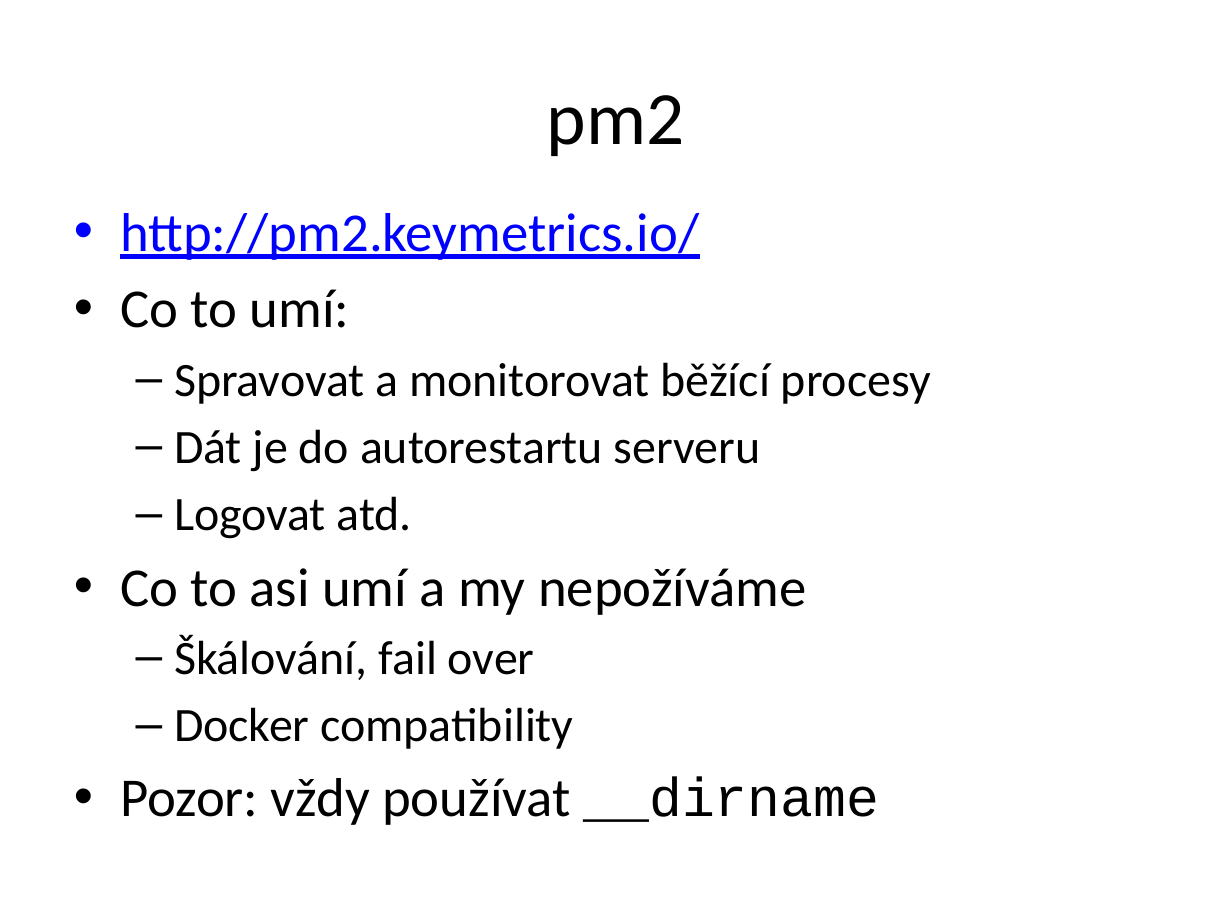
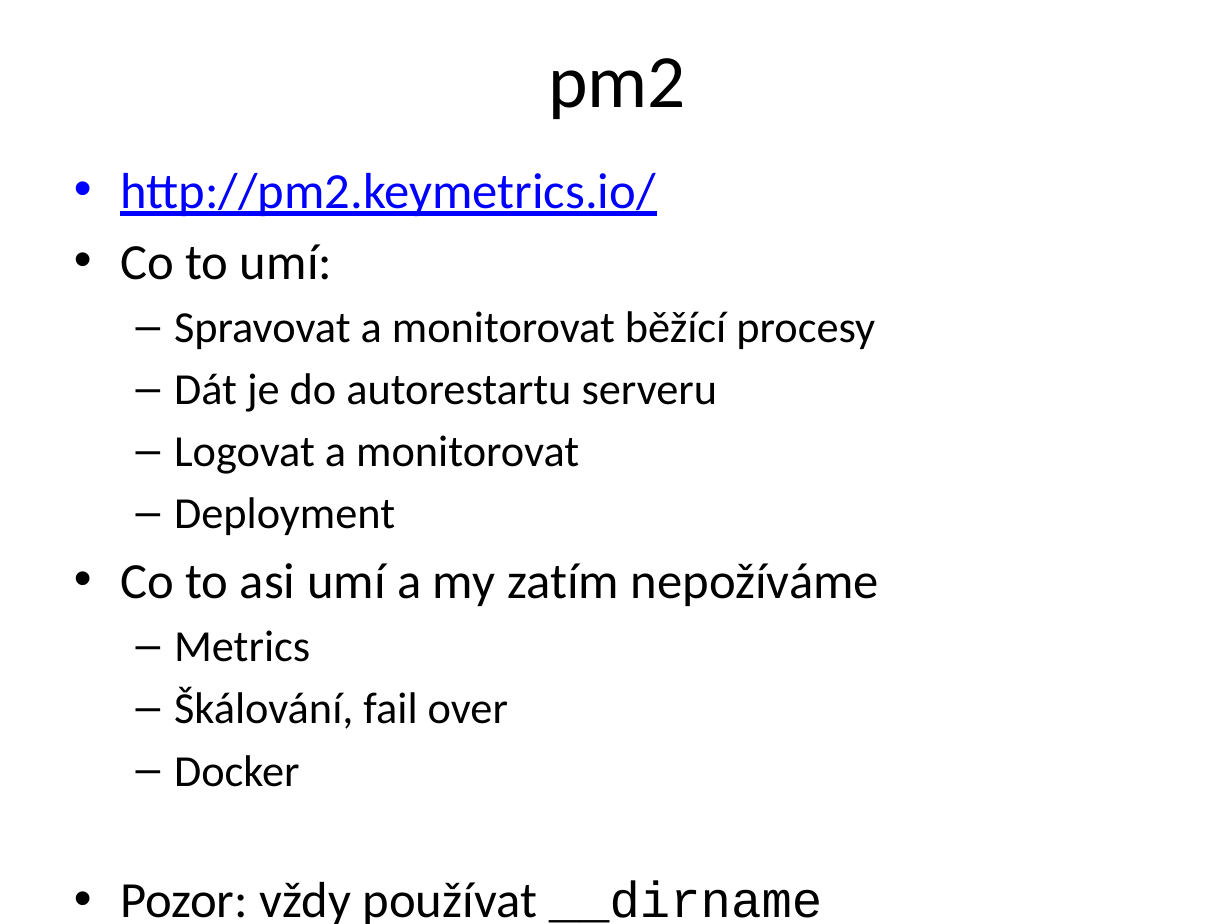
Before and after one commit to etnetera-activate/node-minicourse, a slide deck: slide 30 of node-uvod.pptx (slide 29 before the commit). Drawn at 1232x924 pixels with LibreOffice and Linux fonts; fonts in the diff are those of the drawing; background and template pictures are left out. Boxes give left, top, right and bottom in pixels: in the first picture for what was removed or moved away, otherwise in the second. Text is boxed around its words. In the diff, an @@ line names an element or a change of style, - is before the commit and + after.

```diff
--- a/node-uvod.pptx
+++ b/node-uvod.pptx
@@ title "pm2" moved from (x1=547, y1=95, x2=685, y2=156) to (x1=548, y1=58, x2=686, y2=119) @@
@@ text "http://pm2.keymetrics.io/" moved from (x1=120, y1=213, x2=931, y2=825) to (x1=120, y1=173, x2=879, y2=924) @@
@@ text at (x1=120, y1=173, x2=875, y2=924): size 32 to 29.6 pt in "http://pm2.keymetrics.io/", "Co to umí:", "Pozor: vždy používat __dirname"; size 28 to 25.9 pt in "Spravovat a monitorovat běžící procesy", "Dát je do autorestartu serveru", "Škálování, fail over" @@
@@ text at (x1=120, y1=435, x2=879, y2=662): text changed; size 32 to 25.9 pt @@
-  – Logovat atd.
-• Co to asi umí a my nepožíváme
+  – Logovat a monitorovat
+  – Deployment
+• Co to asi umí a my zatím nepožíváme
+  – Metrics
@@ text at (x1=174, y1=755, x2=300, y2=787): text changed; size 28 to 25.9 pt @@
-  – Docker compatibility
+  – Docker
```
Also in this commit, not shown: 3 other slides changed, 6 slides added, 2 slides removed, 6 other files.
